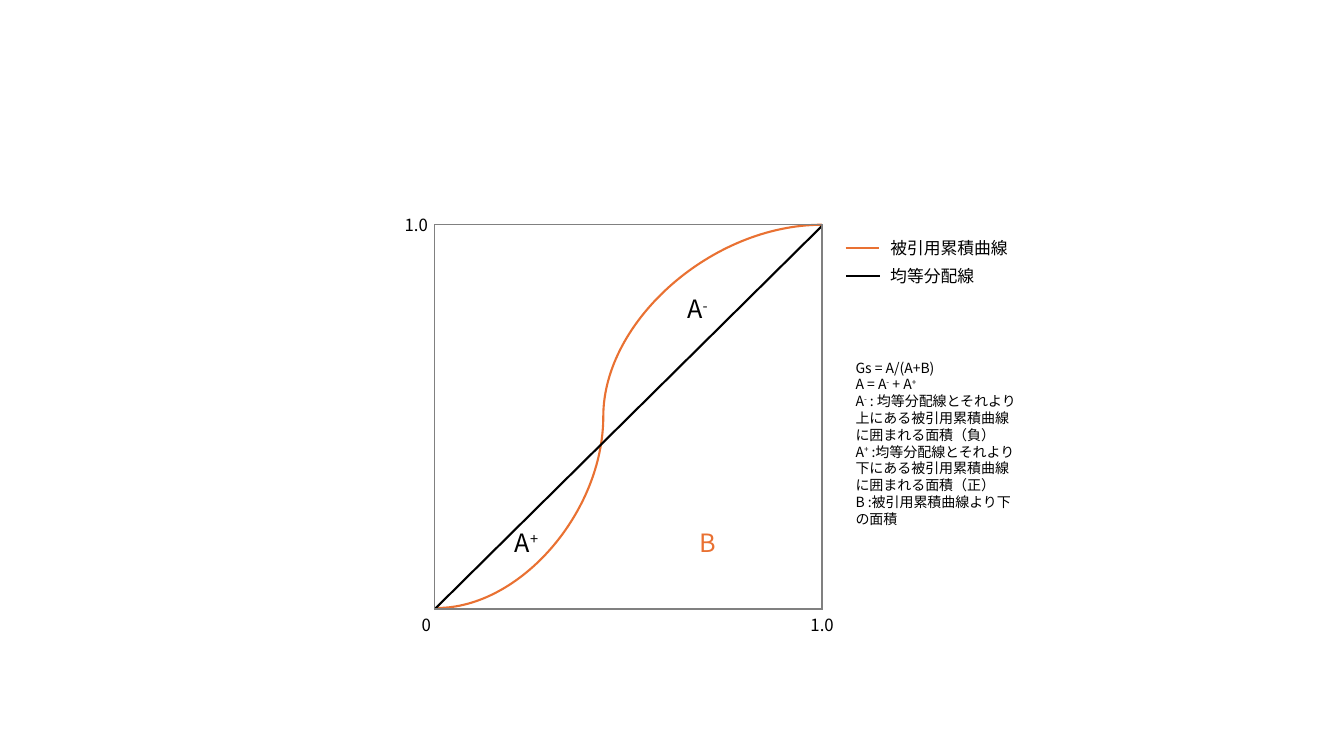
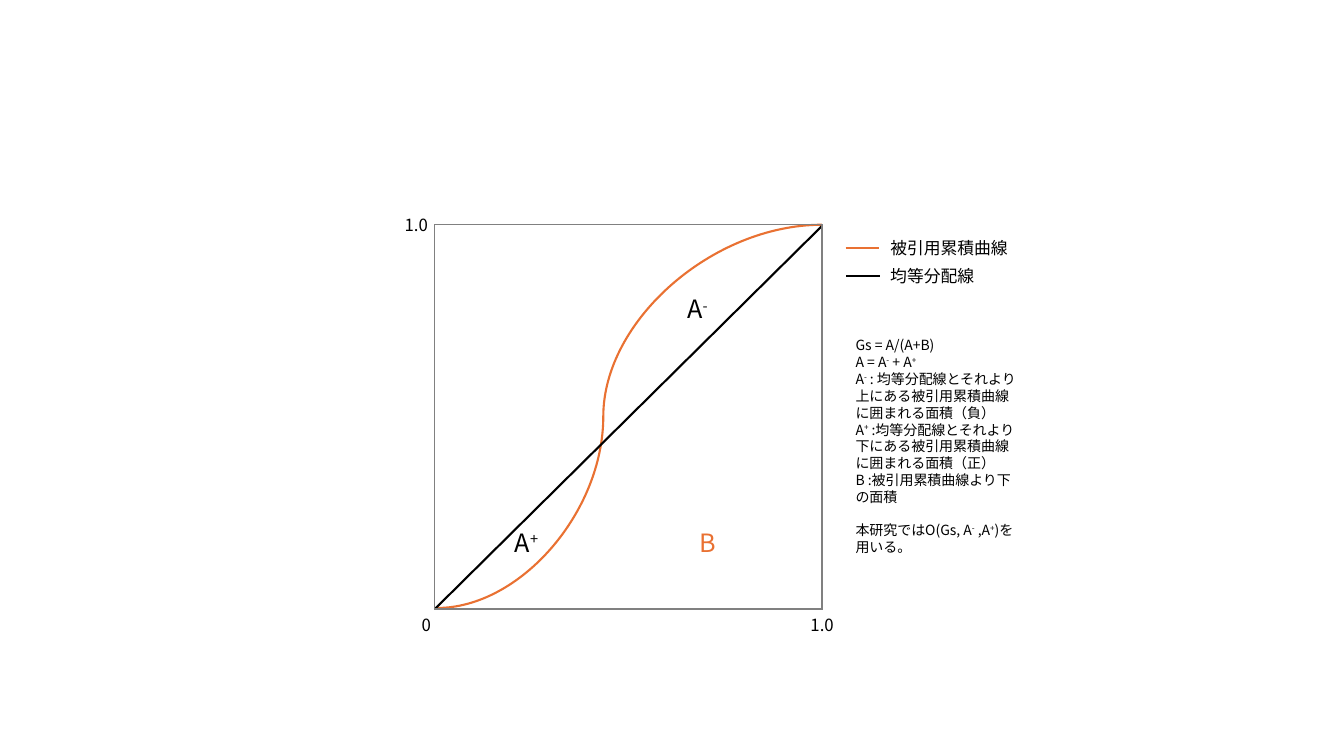
Before and after one commit to kouamano/pubmed-analysis, a slide deck: slide 1 of 202312/作図.pptx. Drawn at 1344x756 pixels with LibreOffice and Linux fonts; fonts in the diff are those of the drawing. Boxes give left, top, right and bottom in pixels: in the first picture for what was removed or moved away, otherwise in the second. Text is boxed around its words. In the diff, an @@ line names an element or a change of style, - is before the commit and + after.

Commit message:
add

```diff
--- a/202312/作図.pptx
+++ b/202312/作図.pptx
@@ text "Gs = A/(A+B)": place and size @@
-text "Gs = A/(A+B)" at (856,361,1016,525)
+text "Gs = A/(A+B)" at (856,338,1016,553)
@@ text at (856,523,1014,553): paragraph added @@
+本研究ではO(Gs, A- ,A+)を用いる。
```
